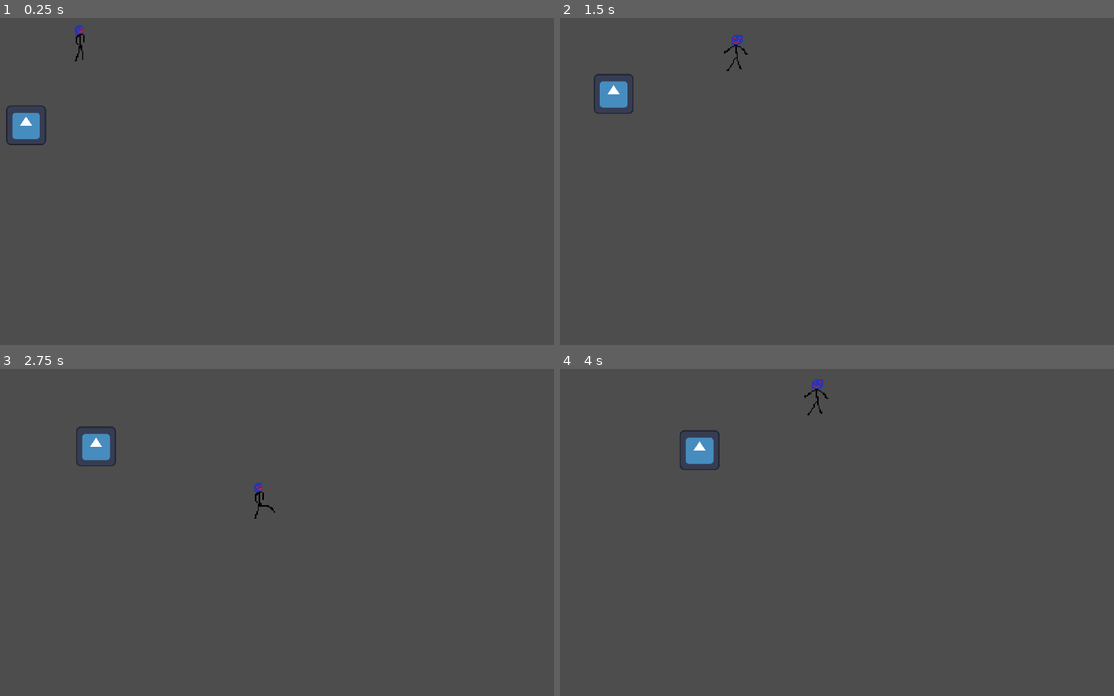
Above: before the commit, frames 1-4 (two rows, left to right).
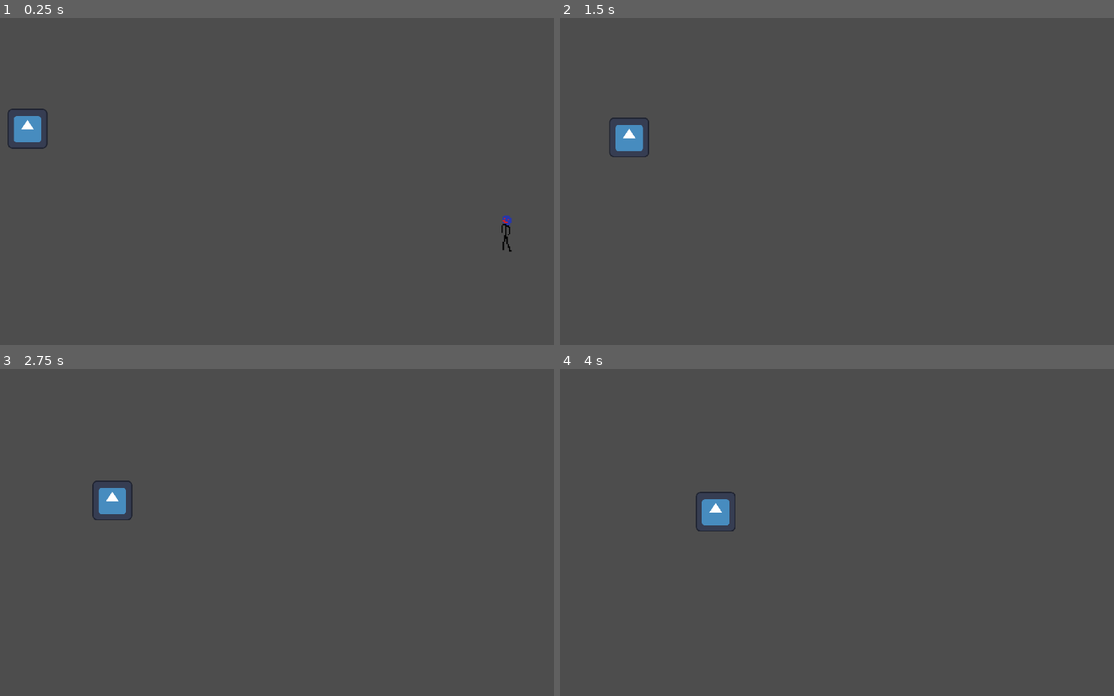
Above: after the commit, the same moments.

Repository: jible/capstone
Game: Godot game, scene res://scenes/james_testing_scene.tscn
Same seed, same stepped clock (60 frames per second), same inputs: the game is played once before the commit and once after it. This scene is started directly instead of the project's main scene. The engine's default icon, where the game draws it, is replaced by a stand-in: a white triangle on a blue panel in a dark square.
Inputs (mouse positions are in pixels of both pictures, inside the frame that each line leads up to):
- Up to frame 1 (0.25 s): no input
- Up to frame 2 (1.5 s): move the mouse to (953, 158) at 0.52 s; hold Right (right) 0.53-1.28 s; tap Space (attack) at 0.6, 1.35 s; move the mouse to (698, 194) at 1.27 s; hold Down (down) from 1.28 s (still down)
- Up to frame 3 (2.75 s): move the mouse to (321, 454) at 2.02 s; release Down (down) at 2.03 s; hold Right (right) from 2.03 s (still down); tap Space (attack) at 2.1 s
- Up to frame 4 (4 s): move the mouse to (787, 594) at 2.77 s; release Right (right) at 2.78 s; hold W (up) 2.78-3.53 s; tap Space (attack) at 2.85, 3.6 s; move the mouse to (997, 578) at 3.52 s; hold Left (left) from 3.53 s (still down)

The runs differ from the first frame. In frame 1, 0.6% of the frame differs, in the area x 1-93%, y 2-72%; in frame 2, 1.2%, in the area x 6-34%, y 5-43%; in frame 3, 1.1%; in frame 4, 1.2%.

Commit message:
0.12
Player Successfully added to test scene

Co-Authored-By: Jack Sims <123803257+sym-z@users.noreply.github.com>

Diff:
--- a/scenes/james_testing_scene.tscn
+++ b/scenes/james_testing_scene.tscn
@@ -9,4 +9,4 @@
 position = Vector2(210, 384)
 
 [node name="Player" parent="." instance=ExtResource("1_4rrsy")]
-position = Vector2(384, 109)
+position = Vector2(1743, 720)
--- a/scenes/prefabs/character utils/character_base_class.tscn
+++ b/scenes/prefabs/character utils/character_base_class.tscn
@@ -8,6 +8,7 @@
 [ext_resource type="Texture2D" uid="uid://5svwkx2o14oa" path="res://icon.svg" id="6_8wxmv"]
 
 [sub_resource type="RectangleShape2D" id="RectangleShape2D_d6gbn"]
+size = Vector2(69, 104)
 
 [node name="Character Base Class" type="CharacterBody2D"]
 collision_layer = 0
--- a/scenes/prefabs/player/player.tscn
+++ b/scenes/prefabs/player/player.tscn
@@ -11,12 +11,20 @@
 [ext_resource type="Script" path="res://scripts/characters/player/direction_manager.gd" id="8_7g4l7"]
 [ext_resource type="Script" path="res://scripts/characters/player/sprite_manager.gd" id="8_ctai6"]
 
+[sub_resource type="CircleShape2D" id="CircleShape2D_5f7r0"]
+radius = 53.5093
+
 [node name="Player" type="Node2D" node_paths=PackedStringArray("mobility_manager", "character") groups=["Player"]]
 script = ExtResource("1_2hxqt")
 mobility_manager = NodePath("Character Base Class/Mobility Manager")
 character = NodePath("Character Base Class")
 
 [node name="Character Base Class" parent="." instance=ExtResource("2_2ut8y")]
+collision_mask = 64
+
+[node name="CollisionShape2D" parent="Character Base Class" index="0"]
+position = Vector2(2.5, 1)
+shape = SubResource("CircleShape2D_5f7r0")
 
 [node name="Mobility Manager" parent="Character Base Class" index="1"]
 max_speed = 700
--- a/scenes/test_level.tscn
+++ b/scenes/test_level.tscn
@@ -1,6 +1,7 @@
-[gd_scene load_steps=4 format=4 uid="uid://fogdrkcei7ng"]
+[gd_scene load_steps=5 format=4 uid="uid://b17tkk14cvn2x"]
 
 [ext_resource type="Texture2D" uid="uid://37bv6hp14mkn" path="res://assets/sprites/environment/tiles/testing-tileset.png" id="1_6m5bh"]
+[ext_resource type="PackedScene" uid="uid://x6a7bv3qxp2r" path="res://scenes/prefabs/player/player.tscn" id="2_8l773"]
 
 [sub_resource type="TileSetAtlasSource" id="TileSetAtlasSource_6cemj"]
 texture = ExtResource("1_6m5bh")
@@ -22,3 +23,14 @@
 [node name="TileMapLayer" type="TileMapLayer" parent="."]
 tile_map_data = PackedByteArray("AAAFAAcAAAABAAAAAAAFAAYAAAABAAAAAAAGAAUAAAABAAAAAAAGAAQAAAABAAAAAAAHAAQAAAABAAAAAAAHAA …(9904 unchanged characters)…
 tile_set = SubResource("TileSet_7bnbg")
+
+[node name="Player" parent="." instance=ExtResource("2_8l773")]
+position = Vector2(1602, 981)
+
+[node name="Camera2D" type="Camera2D" parent="Player/Character Base Class" index="8"]
+
+[editable path="Player"]
+[editable path="Player/Character Base Class"]
+[editable path="Player/Character Base Class/State Machine"]
+[editable path="Player/Character Base Class/Hurtbox"]
+[editable path="Player/Character Base Class/Hitbox"]
--- a/scripts/camera/special_camera.gd
+++ b/scripts/camera/special_camera.gd
@@ -24,6 +24,9 @@
 }
 # Called when the node enters the scene tree for the first time.
 func _ready():
+	target = target.character
+
+
 	if follow_player:
 		target = get_tree().get_nodes_in_group("Player")[0]
 		assert(target !=null, "no player found for camera")
--- a/scripts/characters/player/player.gd
+++ b/scripts/characters/player/player.gd
@@ -4,6 +4,7 @@
 @export var mobility_manager : Node
 @export var character: CharacterBody2D
 
+
 func _ready():
 	Globals.player = $"Character Base Class"
 
--- a/scripts/globals/input_manager.gd
+++ b/scripts/globals/input_manager.gd
@@ -1,4 +1,4 @@
-extends Node
+extends Node2D
 
 ## This function get the player walk direction/vector. This is generated by wasd/arrow keys/ right stick
 ## it returns the vector normalized
@@ -19,5 +19,5 @@
 ## it returns the vector normalized
 func get_look_vector(player_position):
 	# not sure how expensive it is to get viewport ( not sure if i call this everytime or store the viewport )
-	var mouse_position = get_viewport().get_mouse_position()
+	var mouse_position = get_global_mouse_position()
 	return (mouse_position - player_position).normalized()
Not shown: 1 places in scenes/prefabs/player/player.tscn that only renumber resources
